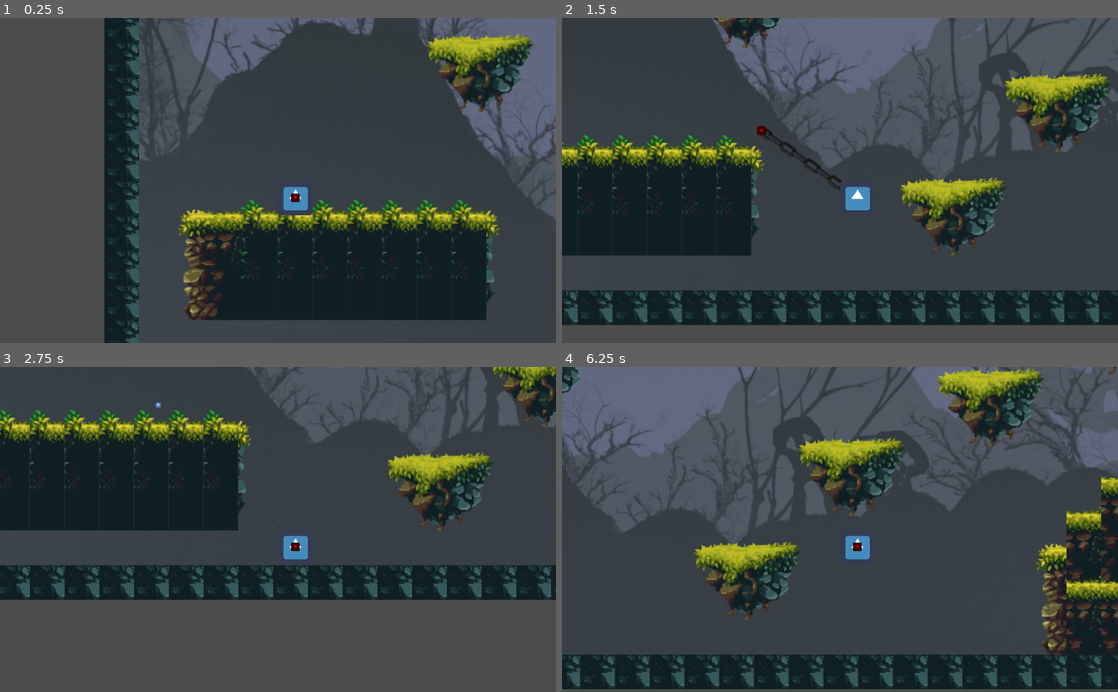
Above: before the commit, frames 1-4 (two rows, left to right).
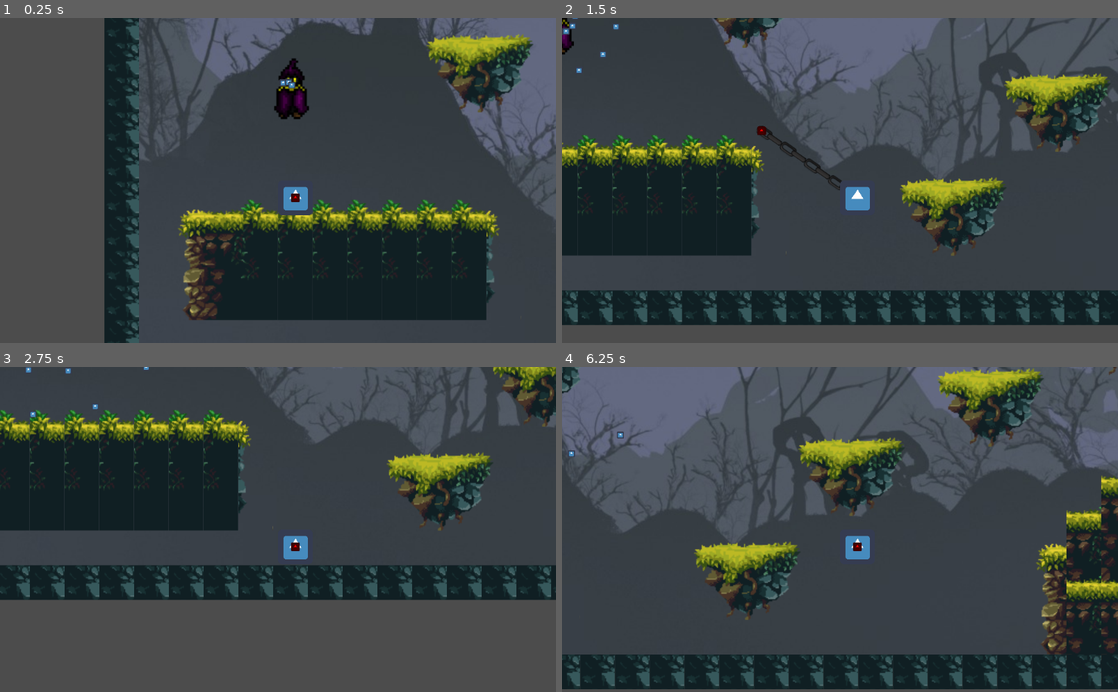
Above: after the commit, the same moments.

Repository: qwate/3chainz
Game: Godot game, scene res://game.tscn
Two runs of this game, one before a commit and one after it. Both use one fixed random seed, a clock stepped at 60 frames per second and the inputs below. The engine's default icon, where the game draws it, is replaced by a stand-in: a white triangle on a blue panel in a dark square.
Inputs (mouse positions are in pixels of both pictures, inside the frame that each line leads up to):
- Up to frame 1 (0.25 s): no input
- Up to frame 2 (1.5 s): move the mouse to (962, 164) at 0.52 s; hold Right (ui_right) from 0.53 s (still down); click (962, 164) at 0.6 s; tap Up (ui_up) at 0.77 s; move the mouse to (728, 196) at 1.27 s; right-click (728, 196) at 1.35 s
- Up to frame 3 (2.75 s): tap Up (ui_up) at 1.52 s; move the mouse to (333, 458) at 2.02 s; release Right (ui_right) at 2.03 s; hold Left (ui_left) from 2.03 s (still down); click (333, 458) at 2.1 s
- Up to frame 4 (6.25 s): move the mouse to (812, 594) at 2.77 s; release Left (ui_left) at 2.78 s; hold Right (ui_right) 2.78-4.28 s; right-click (812, 594) at 2.85 s; tap Up (ui_up) at 3.02, 3.77, 4.52, 6.02 s; move the mouse to (1006, 578) at 3.52 s; click (1006, 578) at 3.6 s; move the mouse to (673, 480) at 4.27 s; hold Left (ui_left) 4.28-5.03 s; right-click (673, 480) at 4.35 s; move the mouse to (867, 529) at 5.02 s; hold Right (ui_right) 5.03-5.78 s; click (867, 529) at 5.1 s; move the mouse to (756, 448) at 5.77 s; hold Left (ui_left) from 5.78 s (still down); right-click (756, 448) at 5.85 s

The runs differ from the first frame. In frame 1, 0.8% of the frame differs, in the area x 49-56%, y 12-32%; in frame 2, 0.2%; in frame 3, less than 0.1%; in frame 4, less than 0.1%.

Commit message:
Sprinkler attack added. Looking hopeful!`

Diff:
--- a/fireBall.gd
+++ b/fireBall.gd
@@ -17,4 +17,6 @@
 			print("collided with player")
 			emit_signal("hitPlayer", 8)
 			queue_free()
-		else: queue_free()
+		else:
+			print(collision.collider)
+			queue_free()
--- a/fireBall.tscn
+++ b/fireBall.tscn
@@ -7,7 +7,7 @@
 radius = 3.14989
 
 [node name="fireBall" type="KinematicBody2D"]
-collision_layer = 16
+collision_layer = 512
 collision_mask = 16
 script = ExtResource( 1 )
 
--- a/game.tscn
+++ b/game.tscn
@@ -9,7 +9,6 @@
 [ext_resource path="res://chainHead.gd" type="Script" id=7]
 [ext_resource path="res://mage.gd" type="Script" id=8]
 [ext_resource path="res://player_mage_sheet.png" type="Texture" id=9]
-
 
 [sub_resource type="ConvexPolygonShape2D" id=1]
 points = PoolVector2Array( 8.83334, 35, 103, 31.6667, 96, 64, 64, 96, 19.6667, 61.25 )
@@ -178,7 +177,6 @@
 position = Vector2( 160, 416 )
 collision_layer = 17
 collision_mask = 17
-
 script = ExtResource( 3 )
 
 [node name="sprite" type="Sprite" parent="character/body"]
@@ -193,9 +191,7 @@
 [node name="camera" type="Camera2D" parent="character/body"]
 current = true
 zoom = Vector2( 0.5, 0.5 )
-
 smoothing_speed = 10.0
-
 
 [node name="chain" type="KinematicBody2D" parent="character"]
 position = Vector2( 176, 432 )
@@ -224,8 +220,11 @@
 [node name="enemies" type="Node2D" parent="."]
 
 [node name="mage" type="KinematicBody2D" parent="enemies"]
-position = Vector2( 729.411, 126.444 )
+position = Vector2( 172.531, 329.469 )
 script = ExtResource( 8 )
+__meta__ = {
+"_edit_group_": true
+}
 
 [node name="mageSheet" type="Sprite" parent="enemies/mage"]
 texture = ExtResource( 9 )
--- a/mage.gd
+++ b/mage.gd
@@ -10,16 +10,20 @@
 var playerLoc = Vector2()
 var attackTimer = Vector2()
 var fireBall = preload("res://fireBall.tscn")
-
+var sprayTimer
 
 func _ready():
 	player = get_node("../../character/body")
-	#playerID = get_node("../../character/body/collision").get_rid().get_id()
-	#playerID =
-	#print(playerID)
-	curAttack = mainAttack()
+	curAttack = "SPELLSPRAY"
 	isAlive = true
 	timer = 0.0
+	sprayTimer = {
+		"attackDuration": 7.0,
+		"fireDelay": .04,
+		"overallTime": 0.0,
+		"sinceLast": 0.0,
+		"lastDirection": Vector2(-1, -0)
+	}
 
 func _physics_process(delta):
 	playerLoc = player.global_position
@@ -40,8 +44,30 @@
 			else:
 				timer += delta
 
+		elif curAttack == "SPELLSPRAY":
+			if sprayTimer["overallTime"] <= sprayTimer["attackDuration"]:
+				if sprayTimer["sinceLast"] >= sprayTimer["fireDelay"]:
+					var node = fireBall.instance()
+					node.connect("hitPlayer", self, "_on_fireBall_hit_player")
+					node.ballDirection = sprayTimer["lastDirection"].rotated(delta * 8)
+					node.ballSpeed = 50
+					add_child(node)
+					sprayTimer["sinceLast"] = 0.0
+					sprayTimer["lastDirection"] = node.ballDirection
+					sprayTimer["overallTime"] += delta
+				else:
+					sprayTimer["sinceLast"] += delta
+					sprayTimer["lastDirection"] = sprayTimer["lastDirection"].rotated(delta * 8)
+					sprayTimer["overallTime"] += delta
+			else:
+				sprayTimer["sinceLast"] = 0.0
+				sprayTimer["lastDirection"] = Vector2(-1, 0)
+				sprayTimer["overallTime"] += 0.0
+				curAttack = "MAIN"
+
+
 func mainAttack():
-	return "MAIN"
+	pass
 
 func spellSpray():
 	pass
